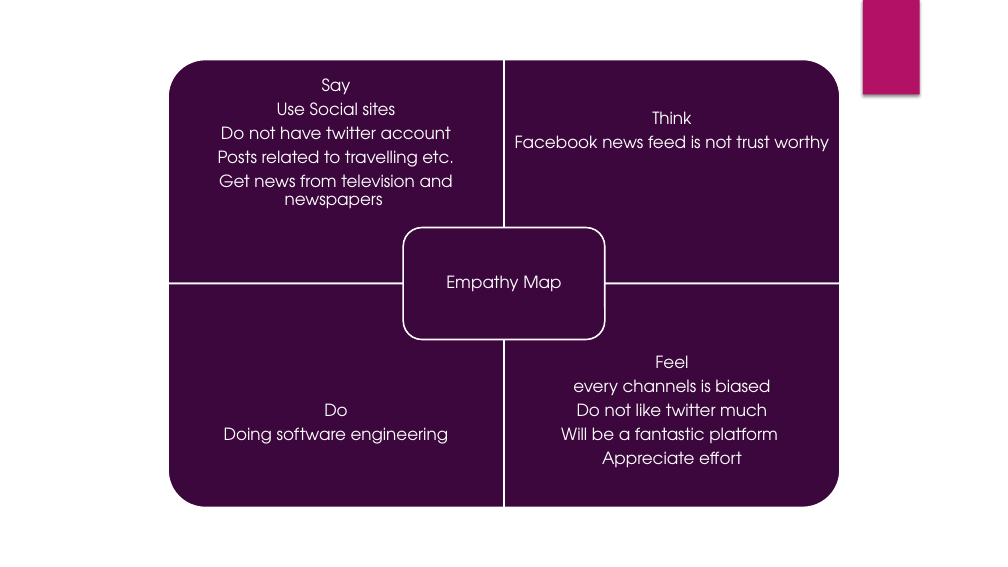
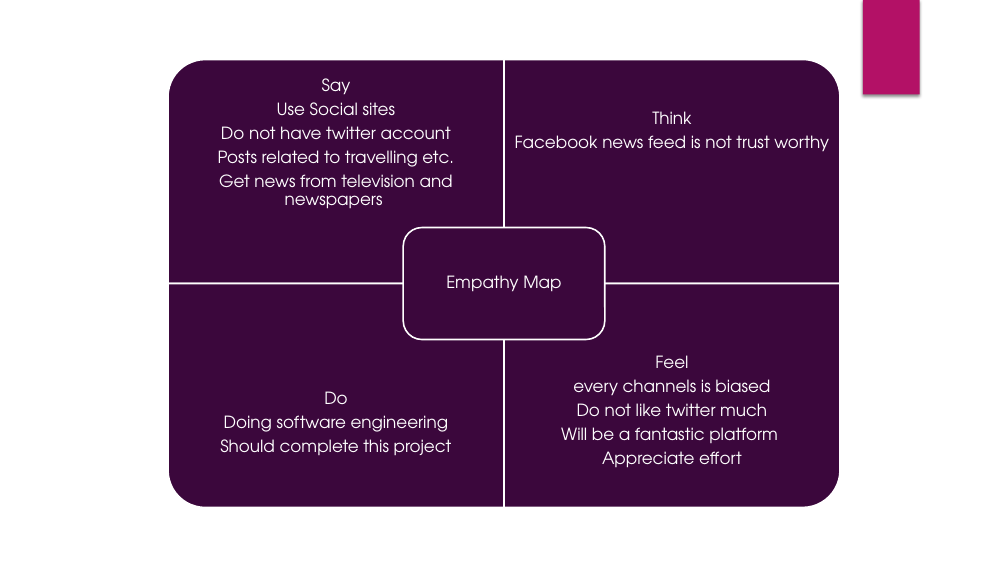
Before and after one commit to Zeeshanily/Citizen-Journalism, a slide deck: slide 11 of pj-task 1/Presentation.pptx. Drawn at 1008x567 pixels with LibreOffice and Linux fonts; fonts in the diff are those of the drawing. Boxes give left, top, right and bottom in pixels: in the first picture for what was removed or moved away, otherwise in the second. Text is boxed around its words. In the diff, an @@ line names an element or a change of style, - is before the commit and + after.

Commit message:
Project task 2 added

```diff
--- a/pj-task 1/Presentation.pptx
+++ b/pj-task 1/Presentation.pptx
@@ text at (x1=220, y1=439, x2=452, y2=456): paragraph added @@
+Should complete this project
```
Also in this commit, not shown: 5 other slides changed, 2 other files.
